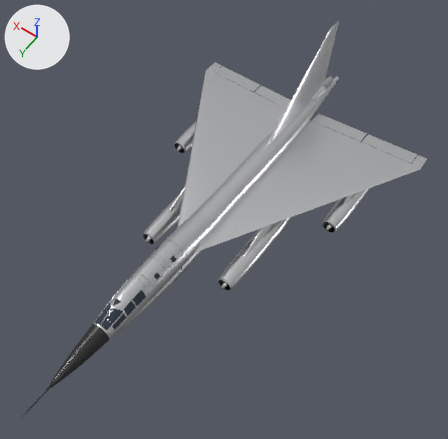
An edit to the glTF model media/b58.glb, drawn before and after from the same camera.
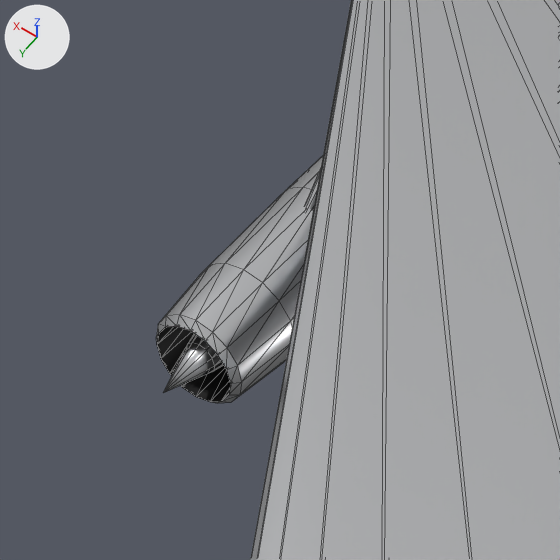
The first picture shows the older version from a 50 mm lens placed at (-14.2, 22.7, 29.4), pointed at (-1.2, 4.5, 0.7). The close-ups show the older and then the newer version on the part from 34% to 51% of the width and 23% to 40% of the height of that picture. Only the edits that show in the close-ups are written down. Lighting does not change. The marker at upper left points along +X, +Y and +Z. The close-ups show mesh edges as thin lines. Where no turn or scale is listed for an object, it has been applied to the vertices. Vertices at exactly the same position are counted once.

Objects in the first close-up: 'Engine Outboard R', 'Wing R'.
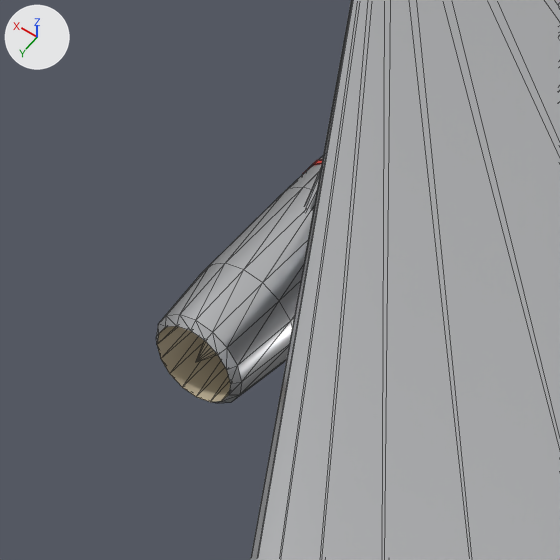
Edits to the bpy script that builds the scene:
```text
Add mat_b58_red:
    mat_b58_red = principled_material('B58 Red')
    mat_b58_red.base_color = (0.55, 0.03, 0.02)  # red #c43027
Add mat_b58_inlet:
    mat_b58_inlet = principled_material('B58 Inlet')
    mat_b58_inlet.base_color = (0.55, 0.47, 0.33)  # beige #c4b69b
    mat_b58_inlet.metallic = 0.2
    mat_b58_inlet.roughness = 0.6
Change me_engine_outboard_r:
    used by ob_engine_outboard_r; location = (0.0, 3.3, 0.0)
    remove me_engine_outboard_r.from_pydata(...)  # 240 vertices, 468 faces; spans x 5.3..6.5, y -10.5..-3.05, z -2.05..-0.45
    add me_engine_outboard_r.from_pydata(...)  # 304 vertices, 564 faces; spans x 5.29..6.51, y -10.5..-3.5, z -2.06..-0.45
    me_engine_outboard_r part 1: the loose piece of 26 vertices spanning x 5.63..6.17, y -4.1..-3.05, z -1.72..-1.18 is rebuilt with 26 vertices and now spans x 5.62..6.18, y -4.45..-3.53, z -1.73..-1.17, in mat_b58_inlet (beige #c4b69b)
    me_engine_outboard_r part 2: a new loose piece of 64 vertices spanning x 5.29..6.51, y -5.97..-5.9, z -2.06..-0.84, in mat_b58_red (red #c43027)
    me_engine_outboard_r part 3: 17 vertices moved from x 5.5..6.3, y -4.05, z -1.85..-1.05 to x 5.52..6.28, y -4.4, z -1.83..-1.07
    me_engine_outboard_r part 4: 32 faces spanning x 5.47..6.33, y -4.4..-3.5, z -1.88..-1.02 switch from mat_b58_intake (black #191919) to mat_b58_inlet (beige #c4b69b)
    add me_engine_outboard_r.materials.append(mat_b58_red)  # red #c43027
```

Changed parts and their boxes [x1, y1, x2, y2] in the close-ups (560 x 560 px; the box of a moved part takes in the faces that stretch with it):
part 1 of me_engine_outboard_r, rebuilt (mostly hidden afterwards): before [163, 334, 224, 393]; after [196, 340, 218, 362]
part 2 of me_engine_outboard_r, added (mostly hidden): after [303, 160, 322, 174]
part 3 of me_engine_outboard_r, moved or reshaped: [157, 326, 230, 402] in both
part 4 of me_engine_outboard_r, recoloured (black to beige): [157, 326, 230, 402] in both
